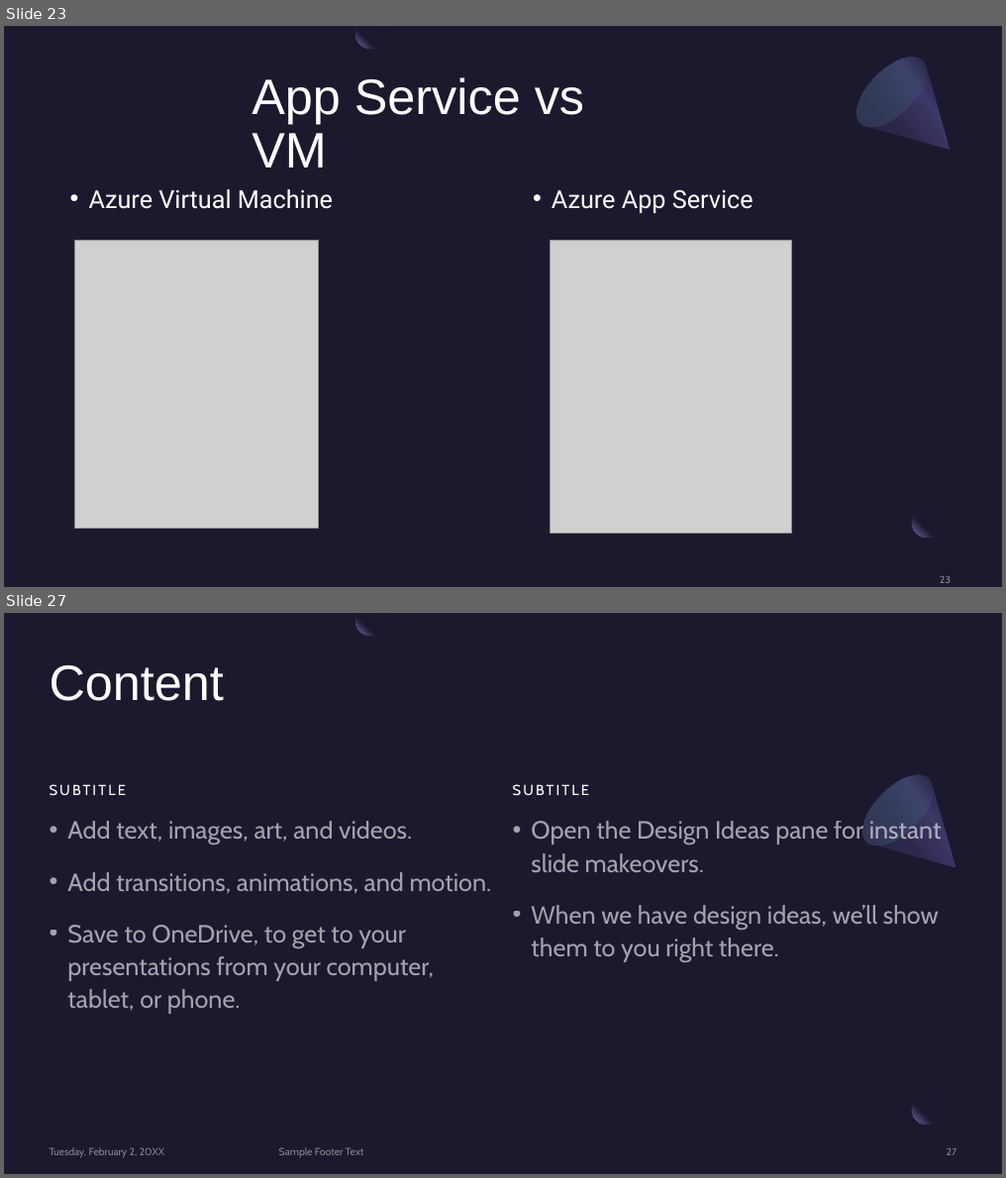
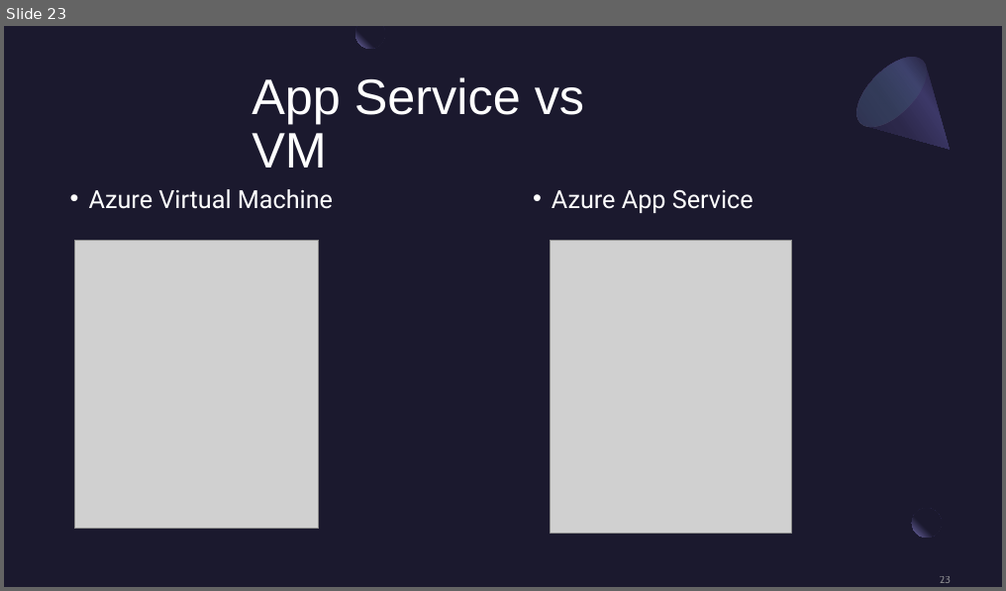
Before and after one commit to BrianChen0527/postgreSQL, a slide deck: MSFT_Azure/Microsoft Azure.pptx. Shown one above the other, each under a label of ours: slides 23 and 27 before the commit, slide 23 after it; the slides between them are not shown. The pictures are 1006x1178 and 1006x591 pixels, drawn with LibreOffice and Linux fonts; fonts in the diff are those of the drawing; grey boxes stand for pictures. Boxes give left, top, right and bottom in pixels: in the first picture for what was removed or moved away, otherwise in the second. Text is boxed around its words. In the diff, an @@ line names an element or a change of style, - is before the commit and + after.

```diff
--- a/MSFT_Azure/Microsoft Azure.pptx
+++ b/MSFT_Azure/Microsoft Azure.pptx
@@ slide 27 removed at <box>4,613,1002,1174</box>, background #1B192E; not listed: 2 template elements that a slide beside it also shows @@
@@ freeform shape removed at <box>355,613,385,636</box> @@
@@ title removed at <box>50,665,224,701</box> @@
-Content
@@ text removed at <box>50,784,126,796</box> @@
-SUBTITLE
@@ text removed at <box>513,784,589,796</box> @@
-SUBTITLE
@@ freeform shape removed at <box>851,763,987,898</box> @@
@@ ellipse removed at <box>851,763,945,857</box> @@
@@ text removed at <box>67,821,492,1014</box> @@
-• Add text, images, art, and videos.
-• Add transitions, animations, and motion.
-• Save to OneDrive, to get to your presentations from your computer, tablet, or phone.
@@ text removed at <box>531,821,942,962</box> @@
-• Open the Design Ideas pane for instant slide makeovers.
-• When we have design ideas, we’ll show them to you right there.
@@ text removed at <box>50,1148,164,1158</box> @@
-Tuesday, February 2, 20XX
@@ text removed at <box>279,1148,364,1157</box> @@
-Sample Footer Text
@@ page number removed at <box>946,1149,957,1156</box> @@
-27
```
Also in this commit, not shown: 1 slide changed, 4 slides added, 5 other slides removed.
